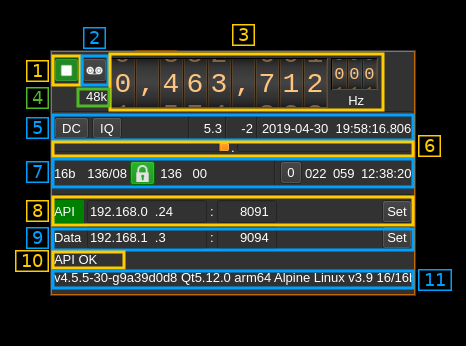
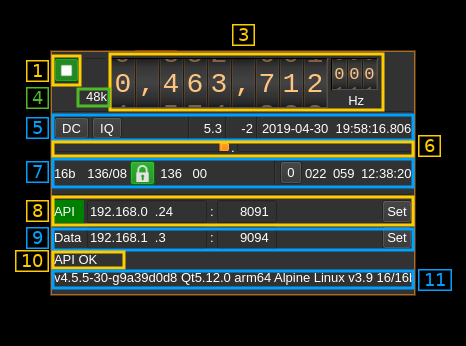
Revision of a layered 466 × 346 image; what changed, layer by layer:
removed layer "2" over [83, 27, 106, 49]
renamed "Overlay_02" to "Patch_01", moved it above "2019-04-30-195821_370x296_scrot.png", painted on it over [80, 54, 109, 87]
